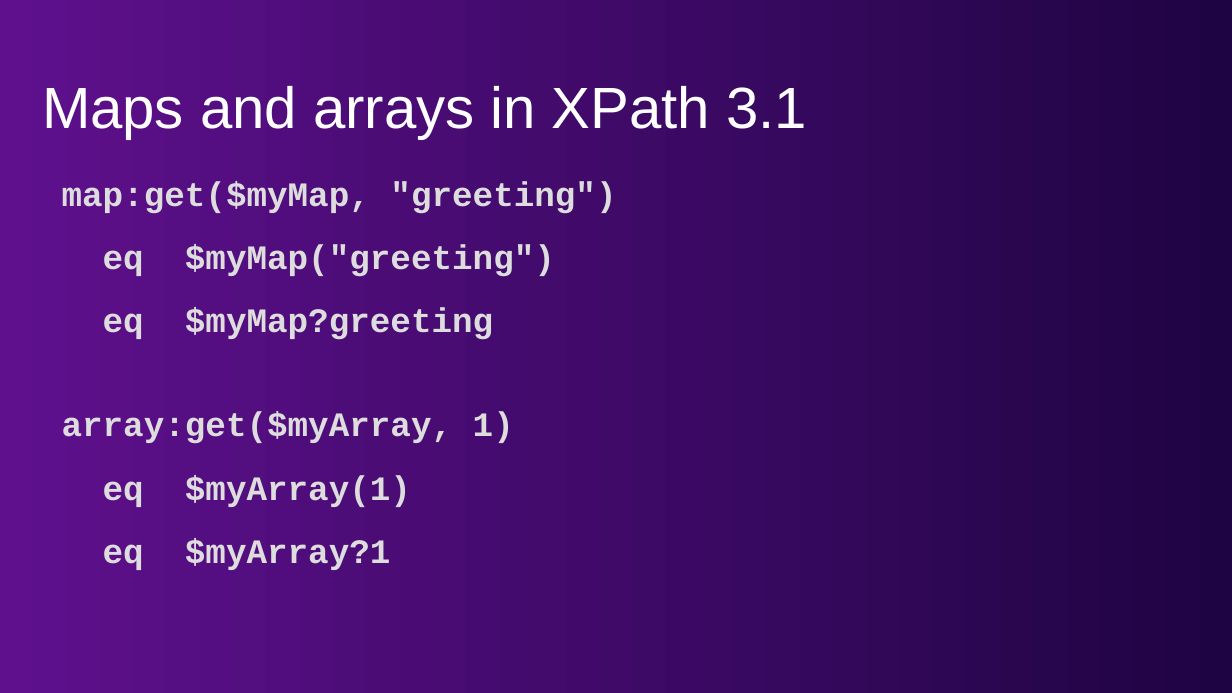
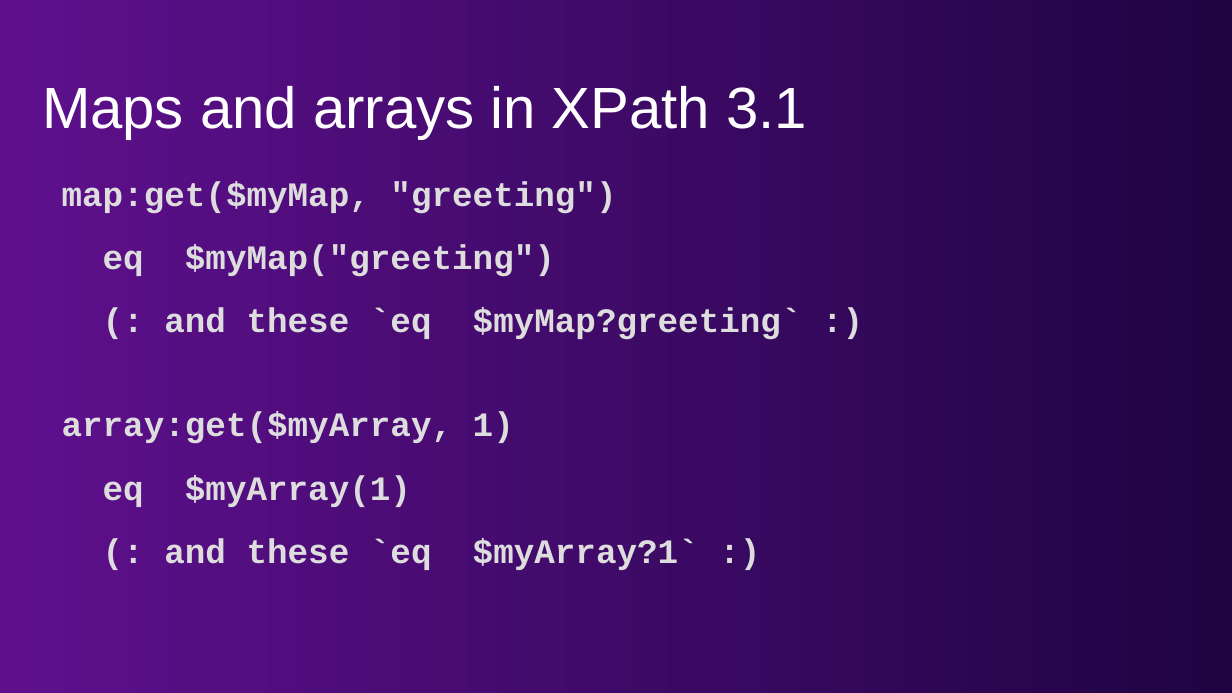
Before and after one commit to amclark42/code4lib_xpath-to-work-with-json, a slide deck: slide 5 of slides.odp. Drawn at 1232x693 pixels with LibreOffice and Linux fonts; fonts in the diff are those of the drawing. Boxes give left, top, right and bottom in pixels: in the first picture for what was removed or moved away, otherwise in the second. Text is boxed around its words. In the diff, an @@ line names an element or a change of style, - is before the commit and + after.

```diff
--- a/slides.odp
+++ b/slides.odp
@@ text at box(164, 307, 802, 340): text changed @@
-eq $myMap?greeting
+(: and these `eq $myMap?greeting` :)
@@ text at box(164, 538, 699, 570): text changed @@
-eq $myArray?1
+(: and these `eq $myArray?1` :)
```
Also in this commit, not shown: 1 other file.
